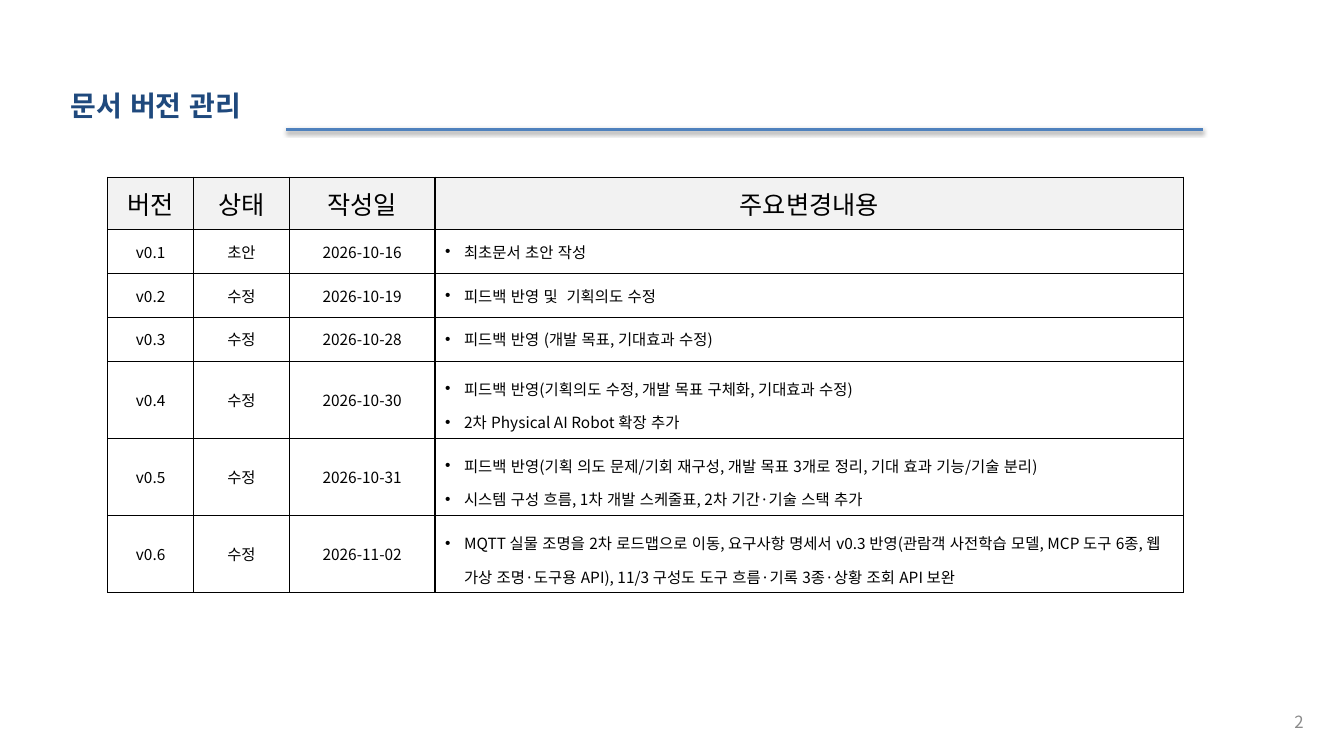
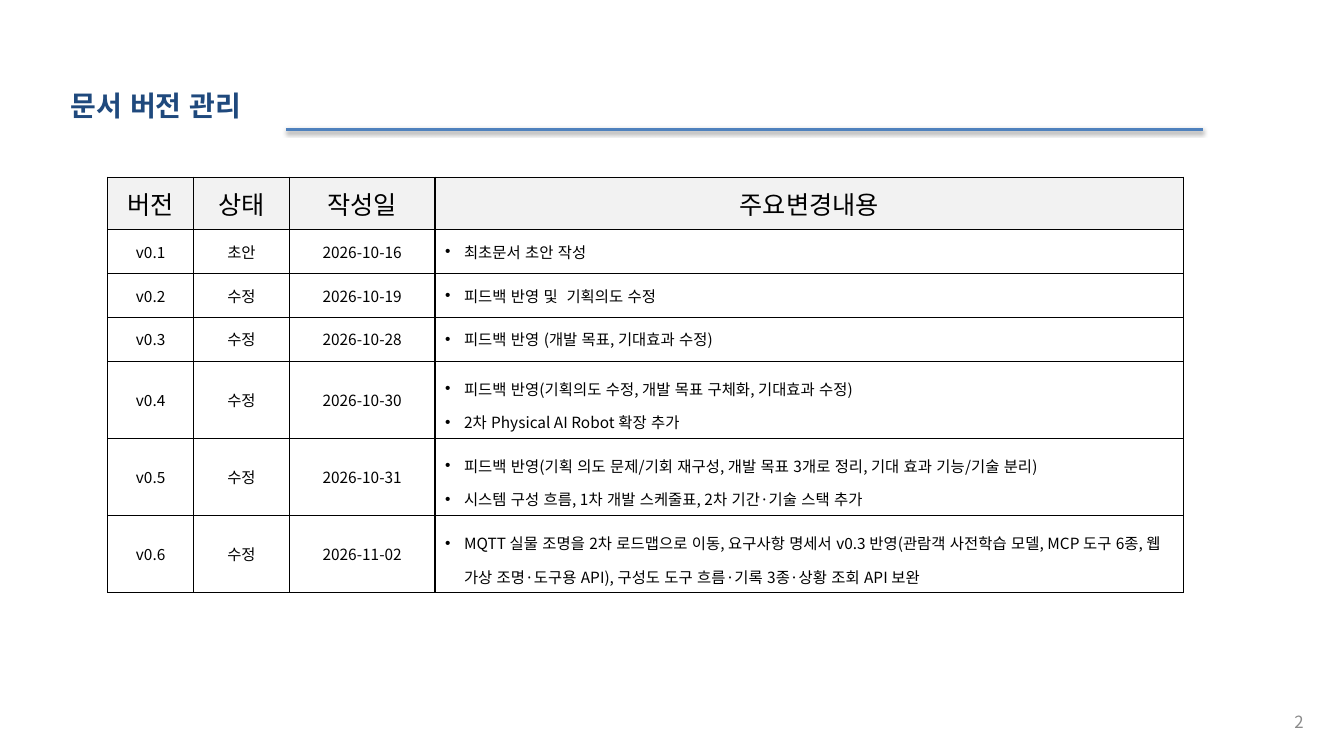
Before and after one commit to selkis4u/smart-museum-aiagent, a slide deck: slide 2 of docs/requirements/3조_스마트박물관_AI_Agent_기획서_v0.6.pptx. Drawn at 1344x756 pixels with LibreOffice and Linux fonts; fonts in the diff are those of the drawing. Boxes give left, top, right and bottom in pixels: in the first picture for what was removed or moved away, otherwise in the second. Text is boxed around its words. In the diff, an @@ line names an element or a change of style, - is before the commit and + after.

```diff
--- a/docs/requirements/3조_스마트박물관_AI_Agent_기획서_v0.6.pptx
+++ b/docs/requirements/3조_스마트박물관_AI_Agent_기획서_v0.6.pptx
@@ table at [108,177,1185,590] @@
-row 7, column 4: MQTT 실물 조명을 2차 로드맵으로 이동, 요구사항 명세서 v0.3 반영(관람객 사전학습 모델, MCP 도구 6종, 웹 가상 조명·도구용 API), 11/3 구성도 도구 흐름·기록 3종·상황 조회 API 보완
+row 7, column 4: MQTT 실물 조명을 2차 로드맵으로 이동, 요구사항 명세서 v0.3 반영(관람객 사전학습 모델, MCP 도구 6종, 웹 가상 조명·도구용 API), 구성도 도구 흐름·기록 3종·상황 조회 API 보완
```
Also in this commit, not shown: 9 other slides changed, 23 other files.
